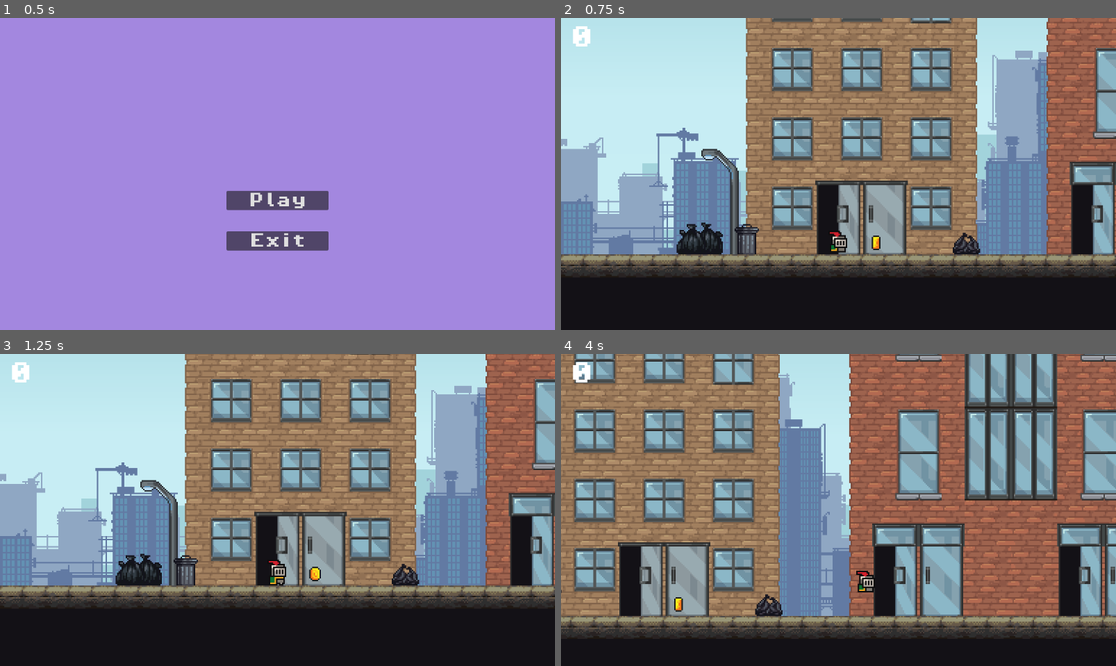
Above: before the commit, frames 1-4 (two rows, left to right).
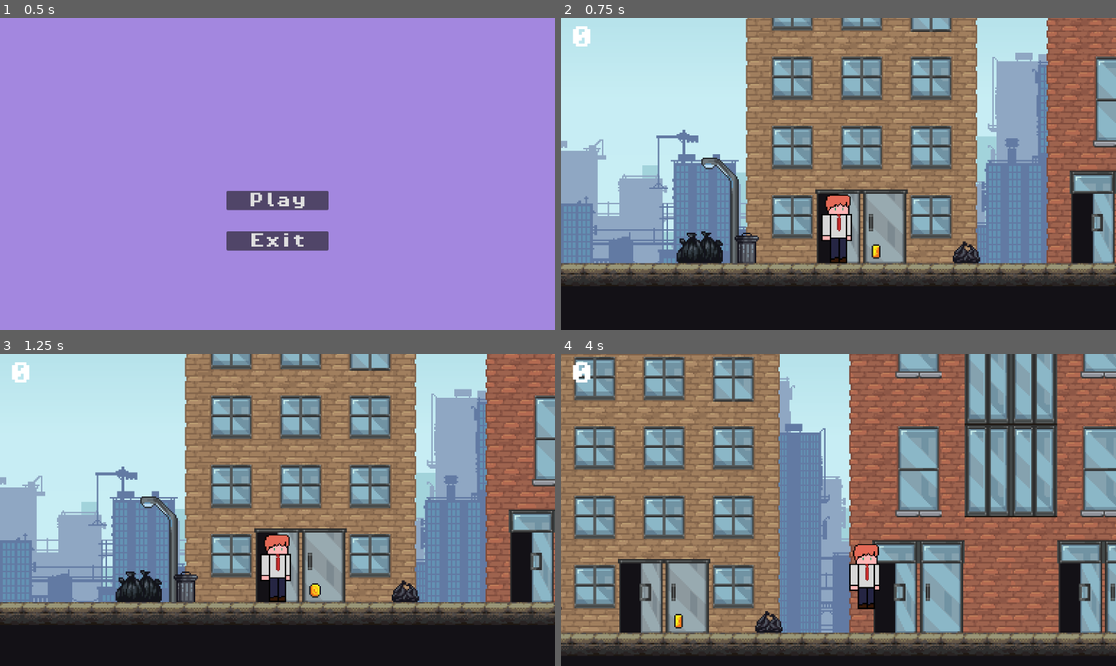
Above: after the commit, the same moments.

Repository: naziae23/brackeys-game-jam-2026
Game: Godot game, scene res://scenes/menus/main_menu.tscn
Two runs of this game, one before a commit and one after it. Both use one fixed random seed, a clock stepped at 60 frames per second and the inputs below.
Inputs:
- Up to frame 1 (0.5 s): no input
- Up to frame 2 (0.75 s): click "Play" at 0.5 s
- Up to frame 3 (1.25 s): no input
- Up to frame 4 (4 s): hold D (move_right) 1.28-2.78 s; tap Space (dash) at 1.35, 2.1, 3.05, 3.6 s; tap W (move_up) at 1.52, 2.27, 3.77 s; hold A (move_left) 2.78-3.53 s; hold Shift (glide) 2.78-3.53 s; hold D (move_right) from 3.53 s (still down)

Frame 1 is identical in both runs. In frame 2, 30% of the frame differs, in the area x 0-100%, y 0-86%; in frame 3, 35%; in frame 4, 44%, in the area x 0-100%, y 0-97%.

Commit message:
added new player sprite sheet; dash animation doesn't work as expected yet

Diff:
--- a/scenes/game.tscn
+++ b/scenes/game.tscn
@@ -1051,6 +1051,8 @@
 layer_2/tile_data = PackedInt32Array(196613, 262148, 1, 262149, 262148, 1, 327685, 131076, 5, 196614, 65540, 1, 262150, …(14642 unchanged characters)…
 
 [node name="Player" parent="." unique_id=854190572 instance=ExtResource("1_uwrxv")]
+position = Vector2(0, -2.91)
+scale = Vector2(0.85, 0.85)
 
 [node name="Camera2D" type="Camera2D" parent="Player" unique_id=1296301348]
 offset = Vector2(0, -40)
--- a/scenes/player.tscn
+++ b/scenes/player.tscn
@@ -2,6 +2,7 @@
 
 [ext_resource type="Texture2D" uid="uid://c1mbulnh1ca8s" path="res://assets/Godot Tutorial/sprites/knight.png" id="1_674bt"]
 [ext_resource type="Script" uid="uid://wk7ppm2bdk41" path="res://scripts/player.gd" id="1_g2els"]
+[ext_resource type="Texture2D" uid="uid://d3g70smmuw2kg" path="res://assets/regular_guy.png" id="3_qhqgy"]
 
 [sub_resource type="CanvasItemMaterial" id="CanvasItemMaterial_g2els"]
 particles_animation = true
@@ -15,123 +16,90 @@
 anim_offset_max = 0.28129998
 
 [sub_resource type="AtlasTexture" id="AtlasTexture_4r5pv"]
-atlas = ExtResource("1_674bt")
-region = Rect2(64, 64, 32, 32)
+atlas = ExtResource("3_qhqgy")
+region = Rect2(256, 192, 64, 64)
 
-[sub_resource type="AtlasTexture" id="AtlasTexture_3mip4"]
-atlas = ExtResource("1_674bt")
-region = Rect2(0, 0, 32, 32)
+[sub_resource type="AtlasTexture" id="AtlasTexture_l71n6"]
+atlas = ExtResource("3_qhqgy")
+region = Rect2(0, 256, 64, 64)
 
-[sub_resource type="AtlasTexture" id="AtlasTexture_insbl"]
-atlas = ExtResource("1_674bt")
-region = Rect2(32, 0, 32, 32)
+[sub_resource type="AtlasTexture" id="AtlasTexture_60mlk"]
+atlas = ExtResource("3_qhqgy")
+region = Rect2(0, 0, 64, 64)
 
-[sub_resource type="AtlasTexture" id="AtlasTexture_rug40"]
-atlas = ExtResource("1_674bt")
-region = Rect2(64, 0, 32, 32)
+[sub_resource type="AtlasTexture" id="AtlasTexture_i4ail"]
+atlas = ExtResource("3_qhqgy")
+region = Rect2(64, 0, 64, 64)
 
-[sub_resource type="AtlasTexture" id="AtlasTexture_mxi64"]
-atlas = ExtResource("1_674bt")
-region = Rect2(96, 0, 32, 32)
+[sub_resource type="AtlasTexture" id="AtlasTexture_a38lo"]
+atlas = ExtResource("3_qhqgy")
+region = Rect2(128, 0, 64, 64)
 
-[sub_resource type="AtlasTexture" id="AtlasTexture_g2els"]
-atlas = ExtResource("1_674bt")
-region = Rect2(64, 160, 32, 32)
+[sub_resource type="AtlasTexture" id="AtlasTexture_4ni07"]
+atlas = ExtResource("3_qhqgy")
+region = Rect2(192, 0, 64, 64)
+
+[sub_resource type="AtlasTexture" id="AtlasTexture_ke2ow"]
+atlas = ExtResource("3_qhqgy")
+region = Rect2(128, 192, 64, 64)
 
 [sub_resource type="AtlasTexture" id="AtlasTexture_qhqgy"]
-atlas = ExtResource("1_674bt")
-region = Rect2(0, 64, 32, 32)
+atlas = ExtResource("3_qhqgy")
+region = Rect2(0, 64, 64, 64)
 
 [sub_resource type="AtlasTexture" id="AtlasTexture_dqkch"]
-atlas = ExtResource("1_674bt")
-region = Rect2(32, 64, 32, 32)
+atlas = ExtResource("3_qhqgy")
+region = Rect2(64, 64, 64, 64)
 
 [sub_resource type="AtlasTexture" id="AtlasTexture_qlg0r"]
-atlas = ExtResource("1_674bt")
-region = Rect2(64, 64, 32, 32)
+atlas = ExtResource("3_qhqgy")
+region = Rect2(128, 64, 64, 64)
 
 [sub_resource type="AtlasTexture" id="AtlasTexture_tuyoq"]
-atlas = ExtResource("1_674bt")
-region = Rect2(96, 64, 32, 32)
+atlas = ExtResource("3_qhqgy")
+region = Rect2(192, 64, 64, 64)
 
 [sub_resource type="AtlasTexture" id="AtlasTexture_fjrip"]
-atlas = ExtResource("1_674bt")
-region = Rect2(128, 64, 32, 32)
+atlas = ExtResource("3_qhqgy")
+region = Rect2(256, 64, 64, 64)
 
 [sub_resource type="AtlasTexture" id="AtlasTexture_smehm"]
-atlas = ExtResource("1_674bt")
-region = Rect2(160, 64, 32, 32)
-
-[sub_resource type="AtlasTexture" id="AtlasTexture_ur7pv"]
-atlas = ExtResource("1_674bt")
-region = Rect2(192, 64, 32, 32)
-
-[sub_resource type="AtlasTexture" id="AtlasTexture_y4r1p"]
-atlas = ExtResource("1_674bt")
-region = Rect2(224, 64, 32, 32)
-
-[sub_resource type="AtlasTexture" id="AtlasTexture_d2wvv"]
-atlas = ExtResource("1_674bt")
-region = Rect2(0, 96, 32, 32)
-
-[sub_resource type="AtlasTexture" id="AtlasTexture_3v2ag"]
-atlas = ExtResource("1_674bt")
-region = Rect2(32, 96, 32, 32)
-
-[sub_resource type="AtlasTexture" id="AtlasTexture_jej6c"]
-atlas = ExtResource("1_674bt")
-region = Rect2(64, 96, 32, 32)
-
-[sub_resource type="AtlasTexture" id="AtlasTexture_f1ej7"]
-atlas = ExtResource("1_674bt")
-region = Rect2(96, 96, 32, 32)
-
-[sub_resource type="AtlasTexture" id="AtlasTexture_oprun"]
-atlas = ExtResource("1_674bt")
-region = Rect2(128, 96, 32, 32)
-
-[sub_resource type="AtlasTexture" id="AtlasTexture_a8ls1"]
-atlas = ExtResource("1_674bt")
-region = Rect2(160, 96, 32, 32)
-
-[sub_resource type="AtlasTexture" id="AtlasTexture_qfm1y"]
-atlas = ExtResource("1_674bt")
-region = Rect2(192, 96, 32, 32)
-
-[sub_resource type="AtlasTexture" id="AtlasTexture_fulsm"]
-atlas = ExtResource("1_674bt")
-region = Rect2(224, 96, 32, 32)
+atlas = ExtResource("3_qhqgy")
+region = Rect2(0, 128, 64, 64)
 
 [sub_resource type="SpriteFrames" id="SpriteFrames_nsdob"]
 animations = [{
 "frames": [{
 "duration": 1.0,
 "texture": SubResource("AtlasTexture_4r5pv")
+}, {
+"duration": 1.0,
+"texture": SubResource("AtlasTexture_l71n6")
 }],
 "loop": true,
 "name": &"dash",
-"speed": 5.0
+"speed": 6.0
 }, {
 "frames": [{
 "duration": 0.7,
-"texture": SubResource("AtlasTexture_3mip4")
+"texture": SubResource("AtlasTexture_60mlk")
 }, {
 "duration": 0.7,
-"texture": SubResource("AtlasTexture_insbl")
+"texture": SubResource("AtlasTexture_i4ail")
 }, {
 "duration": 0.7,
-"texture": SubResource("AtlasTexture_rug40")
+"texture": SubResource("AtlasTexture_a38lo")
 }, {
 "duration": 0.7,
-"texture": SubResource("AtlasTexture_mxi64")
+"texture": SubResource("AtlasTexture_4ni07")
 }],
 "loop": true,
 "name": &"idle",
-"speed": 5.0
+"speed": 4.0
 }, {
 "frames": [{
 "duration": 1.0,
-"texture": SubResource("AtlasTexture_g2els")
+"texture": SubResource("AtlasTexture_ke2ow")
 }],
 "loop": true,
 "name": &"jump",
@@ -157,42 +125,30 @@
 "texture": SubResource("AtlasTexture_smehm")
 }, {
 "duration": 1.0,
-"texture": SubResource("AtlasTexture_ur7pv")
+"texture": SubResource("AtlasTexture_qhqgy")
 }, {
 "duration": 1.0,
-"texture": SubResource("AtlasTexture_y4r1p")
+"texture": SubResource("AtlasTexture_dqkch")
 }, {
 "duration": 1.0,
-"texture": SubResource("AtlasTexture_d2wvv")
+"texture": SubResource("AtlasTexture_qlg0r")
 }, {
 "duration": 1.0,
-"texture": SubResource("AtlasTexture_3v2ag")
+"texture": SubResource("AtlasTexture_tuyoq")
 }, {
 "duration": 1.0,
-"texture": SubResource("AtlasTexture_jej6c")
+"texture": SubResource("AtlasTexture_fjrip")
 }, {
 "duration": 1.0,
-"texture": SubResource("AtlasTexture_f1ej7")
-}, {
-"duration": 1.0,
-"texture": SubResource("AtlasTexture_oprun")
-}, {
-"duration": 1.0,
-"texture": SubResource("AtlasTexture_a8ls1")
-}, {
-"duration": 1.0,
-"texture": SubResource("AtlasTexture_qfm1y")
-}, {
-"duration": 1.0,
-"texture": SubResource("AtlasTexture_fulsm")
+"texture": SubResource("AtlasTexture_smehm")
 }],
 "loop": true,
 "name": &"run",
-"speed": 10.0
+"speed": 7.0
 }]
 
 [sub_resource type="RectangleShape2D" id="RectangleShape2D_g2els"]
-size = Vector2(13, 15)
+size = Vector2(25, 56.5)
 
 [node name="Player" type="CharacterBody2D" unique_id=854190572]
 z_index = 5
@@ -208,10 +164,9 @@
 
 [node name="AnimatedSprite2D" type="AnimatedSprite2D" parent="." unique_id=526876156]
 sprite_frames = SubResource("SpriteFrames_nsdob")
-animation = &"run"
+animation = &"dash"
 autoplay = "idle"
-frame_progress = 0.84311706
 
 [node name="CollisionShape2D" type="CollisionShape2D" parent="." unique_id=131047537]
-position = Vector2(-0.5, 4.5)
+position = Vector2(-1.5, -0.25)
 shape = SubResource("RectangleShape2D_g2els")
Binary file added: assets/regular_guy.png
Not shown, added: assets/regular_guy.png.import
